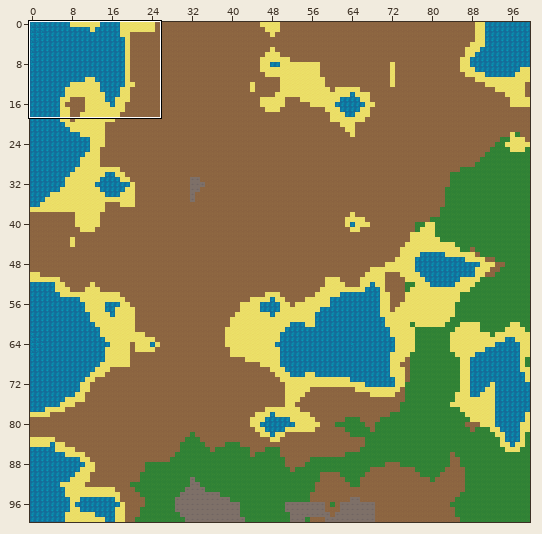
Tiled map -- Graphics/Tileset/map.tmx. Above: a wide view before the commit, with the close-up outlined.
Close-up. First the earlier version:
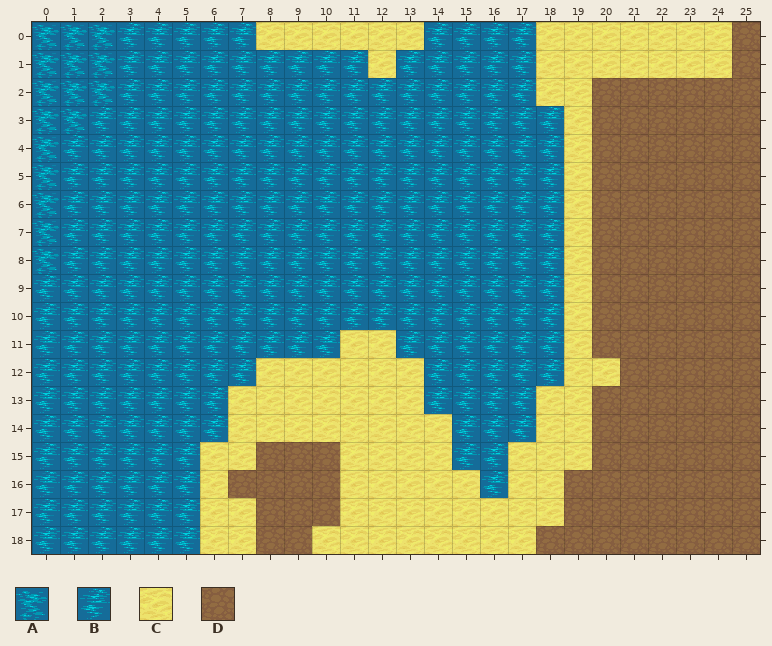
Cells are 32x32 px. Shown: x 0..25, y 0..18. The commit also changed other parts of the map, which this record leaves out.
Key: from "map": A 0, B 1, C 2, D 3.
_ is an empty cell.
Layer "Tile Layer 1" before, first column x 0:
 0 AAABBBBBCCCCCCBBBBCCCCCCCD
 1 AAABBBBBBBBBCBBBBBCCCCCCCD
 2 AAABBBBBBBBBBBBBBBCCDDDDDD
 3 AABBBBBBBBBBBBBBBBBCDDDDDD
 4 ABBBBBBBBBBBBBBBBBBCDDDDDD
 5 ABBBBBBBBBBBBBBBBBBCDDDDDD
 6 ABBBBBBBBBBBBBBBBBBCDDDDDD
 7 ABBBBBBBBBBBBBBBBBBCDDDDDD
 8 ABBBBBBBBBBBBBBBBBBCDDDDDD
 9 BBBBBBBBBBBBBBBBBBBCDDDDDD
10 BBBBBBBBBBBBBBBBBBBCDDDDDD
11 BBBBBBBBBBBCCBBBBBBCDDDDDD
12 BBBBBBBBCCCCCCBBBBBCCDDDDD
13 BBBBBBBCCCCCCCBBBBCCDDDDDD
14 BBBBBBBCCCCCCCCBBBCCDDDDDD
15 BBBBBBCCDDDCCCCBBCCCDDDDDD
16 BBBBBBCDDDDCCCCCBCCDDDDDDD
17 BBBBBBCCDDDCCCCCCCCDDDDDDD
18 BBBBBBCCDDCCCCCCCCDDDDDDDD
The result:
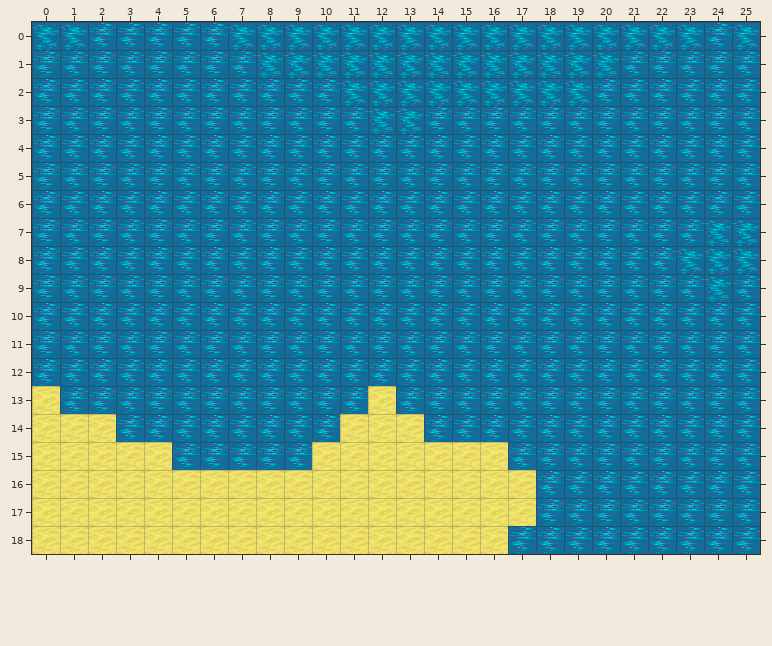
Difference:
Layer "Tile Layer 1":
y 0: x 2 A -> B; x 7..25 BCCCCCCBBBBCCCCCCCD -> AAAAAAAAAAAAAAAAABA
y 1: x 0..2 AAA -> BBB; x 8..25 BBBBCBBBBBCCCCCCCD -> AAAAAAAAAAAAABBBBB
y 2: x 0..2 AAA -> BBB; x 11..25 BBBBBBBCCDDDDDD -> AAAAAAAAABBBBBB
y 3: x 0..1 AA -> BB; x 12..13 BB -> AA; x 19..25 CDDDDDD -> BBBBBBB
y 4..6: x 0 A -> B; x 19..25 CDDDDDD -> BBBBBBB
y 7: x 0 A -> B; x 19..25 CDDDDDD -> BBBBBAA
y 8: x 0 A -> B; x 19..25 CDDDDDD -> BBBBAAA
y 9: x 19..25 CDDDDDD -> BBBBBAB
y 10: x 19..25 CDDDDDD -> BBBBBBB
y 11: x 11..12 CC -> BB; x 19..25 CDDDDDD -> BBBBBBB
y 12: x 8..13 CCCCCC -> BBBBBB; x 19..25 CCDDDDD -> BBBBBBB
y 13: x 0 B -> C; x 7..11 CCCCC -> BBBBB; x 13 C -> B; x 18..25 CCDDDDDD -> BBBBBBBB
y 14: x 0..2 BBB -> CCC; x 7..10 CCCC -> BBBB; x 14 C -> B; x 18..25 CCDDDDDD -> BBBBBBBB
y 15: x 0..4 BBBBB -> CCCCC; x 6..10 CCDDD -> BBBBC; x 15..25 BBCCCDDDDDD -> CCBBBBBBBBB
y 16: x 0..5 BBBBBB -> CCCCCC; x 7..10 DDDD -> CCCC; x 16 B -> C; x 18..25 CDDDDDDD -> BBBBBBBB
y 17: x 0..5 BBBBBB -> CCCCCC; x 8..10 DDD -> CCC; x 18..25 CDDDDDDD -> BBBBBBBB
y 18: x 0..5 BBBBBB -> CCCCCC; x 8..9 DD -> CC; x 17..25 CDDDDDDDD -> BBBBBBBBB
